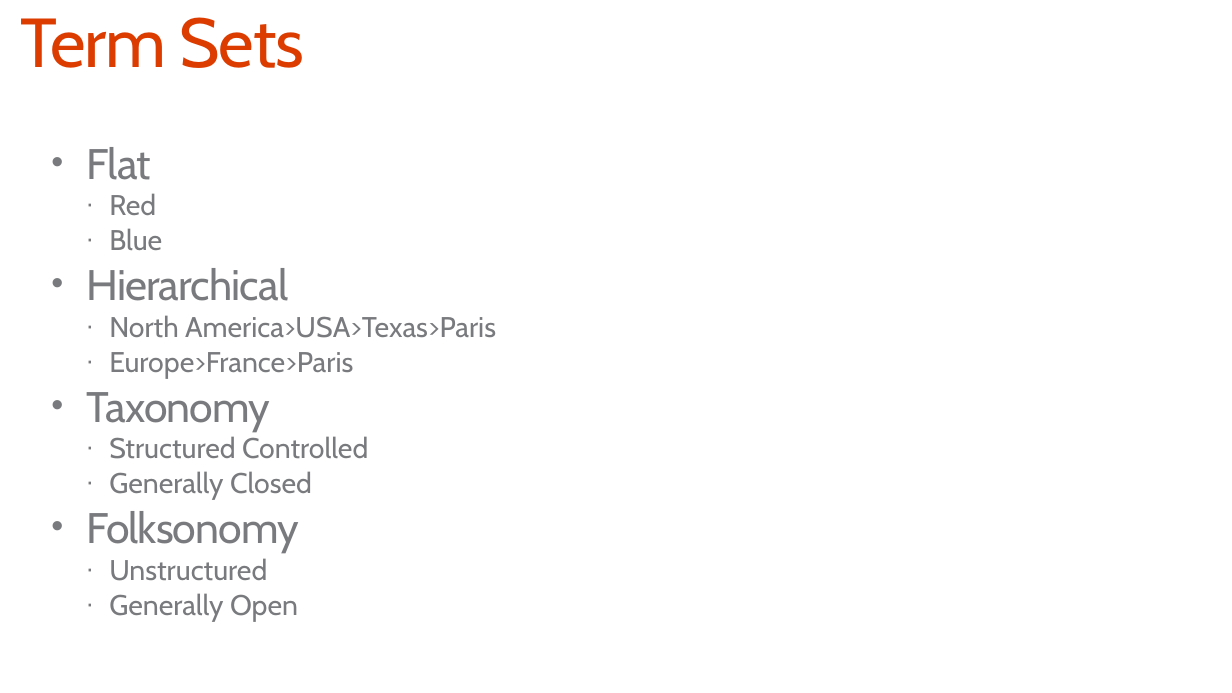
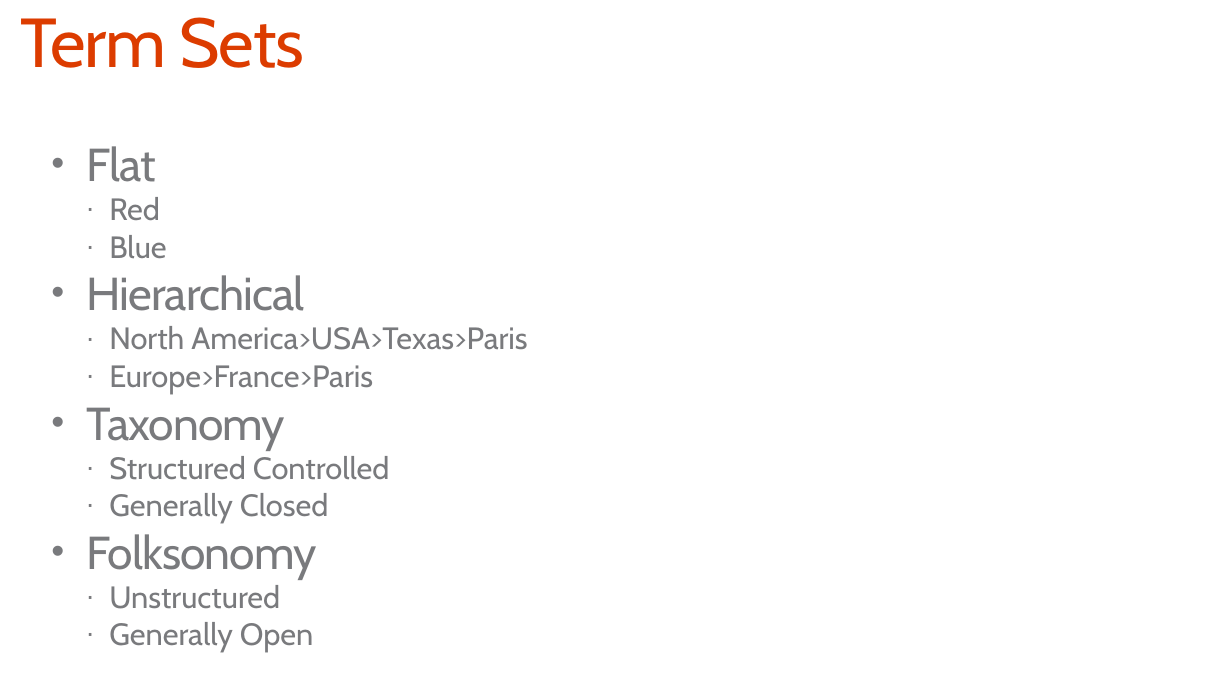
Before and after one commit to fabbbiob/TrainingContent, a slide deck: slide 11 of O3656/O3656-8 Developing advanced Taxonomy Scenarios in Office 365/O3656-8 Developing advanced Taxonomy Scenarios in Office 365.pptx. Drawn at 1232x693 pixels with LibreOffice and Linux fonts; fonts in the diff are those of the drawing. Boxes give left, top, right and bottom in pixels: in the first picture for what was removed or moved away, otherwise in the second. Text is boxed around its words. In the diff, an @@ line names an element or a change of style, - is before the commit and + after.

```diff
--- a/O3656/O3656-8 Developing advanced Taxonomy Scenarios in Office 365/O3656-8 Developing advanced Taxonomy Scenarios in Office 365.pptx
+++ b/O3656/O3656-8 Developing advanced Taxonomy Scenarios in Office 365/O3656-8 Developing advanced Taxonomy Scenarios in Office 365.pptx
@@ text "Flat" at <box>86,146,527,652</box>: size 33.3 to 36 pt in "Flat", "Hierarchical", "Taxonomy", "Folksonomy"; size 22.2 to 24 pt in "Red", "Blue", "North America>USA>Texas>Paris", "Europe>France>Paris" and 4 more places @@
```
Also in this commit, not shown: 2 other slides changed, 2 slides added, 2 slides removed, 5 other files.
